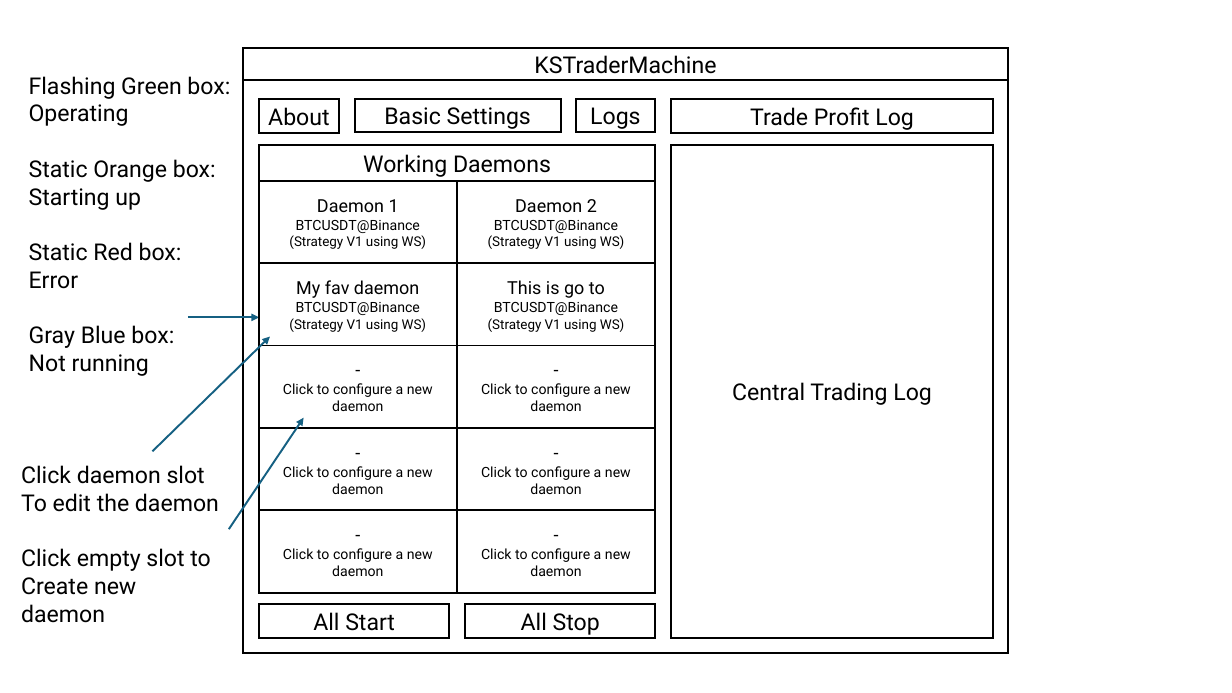
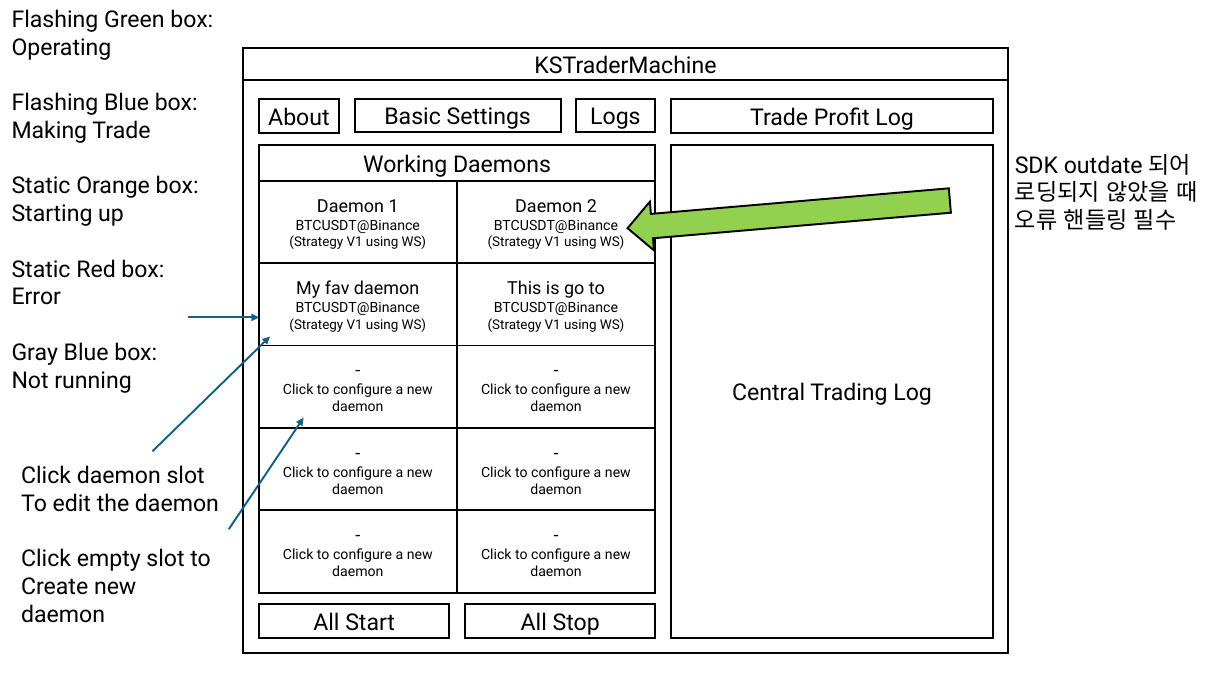
Before and after one commit to 410-dev/KSTraderMachine, a slide deck: slide 10 of uidesign.pptx. Drawn at 1232x693 pixels with LibreOffice and Linux fonts; fonts in the diff are those of the drawing. Boxes give left, top, right and bottom in pixels: in the first picture for what was removed or moved away, otherwise in the second. Text is boxed around its words. In the diff, an @@ line names an element or a change of style, - is before the commit and + after.

```diff
--- a/uidesign.pptx
+++ b/uidesign.pptx
@@ text "Flashing Green box:": place and size @@
-text "Flashing Green box:" at bbox=[29, 76, 230, 376]
+text "Flashing Green box:" at bbox=[12, 9, 213, 393]
@@ text at bbox=[12, 92, 198, 143]: paragraphs added @@
+Flashing Blue box:
+Making Trade
@@ left arrow added at bbox=[626, 177, 953, 253], fill #92D050, outline #000000 1.5 pt @@
@@ text added at bbox=[1015, 154, 1197, 230], 18 pt, text #000000 @@
+SDK outdate 되어 로딩되지 않았을 때 오류 핸들링 필수
```
Also in this commit, not shown: 1 other slide changed, 23 other files.
